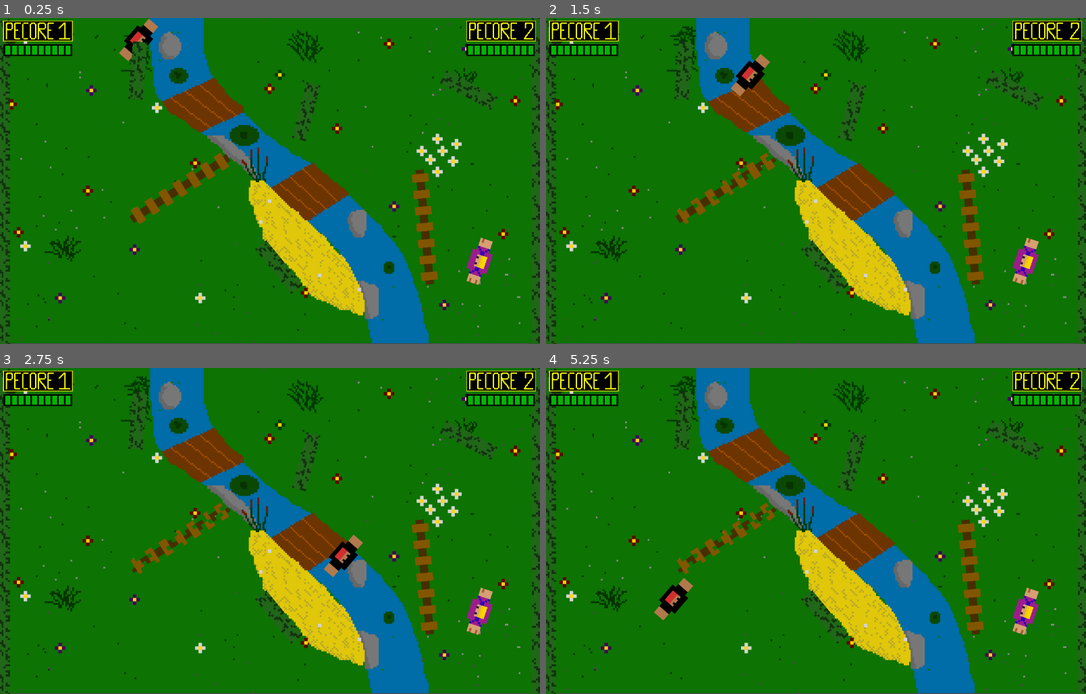
Above: before the commit, frames 1-4 (two rows, left to right).
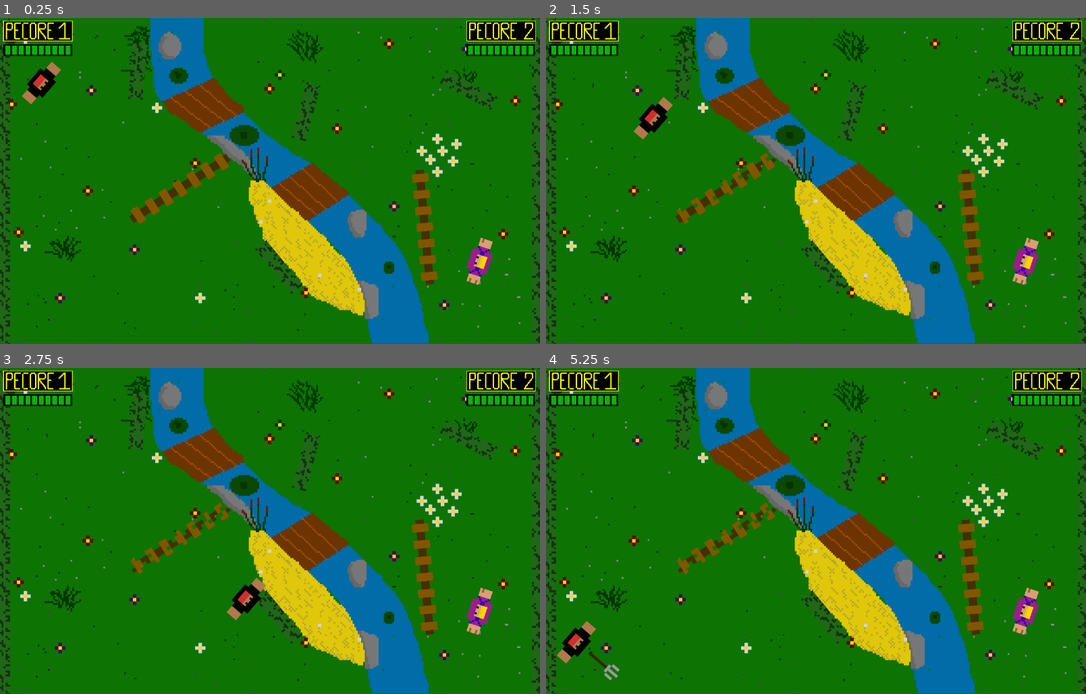
Above: after the commit, the same moments.

Repository: GuenotF/Proto_Pecore_Fight
Game: Godot game, scene res://_Scenes/Map.tscn
Same seed, same stepped clock (60 frames per second), same inputs: the game is played once before the commit and once after it. The engine's default icon, where the game draws it, is replaced by a stand-in: a white triangle on a blue panel in a dark square. Sound files missing from this copy of the repository are replaced by a short silence.
Inputs (mouse positions are in pixels of both pictures, inside the frame that each line leads up to):
- Up to frame 1 (0.25 s): no input
- Up to frame 2 (1.5 s): tap Enter at 0.5 s; move the mouse to (934, 164) at 0.52 s; hold D (move_right) 0.53-1.28 s; hold Space (ui_select) 0.53-1.28 s; click (934, 164) at 0.6 s; move the mouse to (708, 197) at 1.27 s; hold S (move_down) from 1.28 s (still down); tap Space (ui_select) at 1.35 s
- Up to frame 3 (2.75 s): tap Space (ui_select) at 1.52, 1.82 s; click (162, 547) at 1.55 s; move the mouse to (324, 459) at 2.02 s; release S (move_down) at 2.03 s; hold D (move_right) from 2.03 s (still down); hold Space (ui_select) from 2.03 s (still down); click (324, 459) at 2.1 s
- Up to frame 4 (5.25 s): move the mouse to (789, 596) at 2.77 s; release D (move_right) at 2.78 s; release Space (ui_select) at 2.78 s; hold Z (move_up) 2.78-3.53 s; click (789, 596) at 2.85 s; tap Space (ui_select) at 3.02, 3.32, 3.5, 4.52, 4.82 s; move the mouse to (978, 579) at 3.52 s; hold Space (ui_select) 3.53-4.28 s; hold Q (move_left) 3.53-5.03 s; move the mouse to (654, 482) at 4.27 s; click (654, 482) at 4.35 s; tap Enter at 5 s; move the mouse to (843, 531) at 5.02 s; hold S (move_down) from 5.03 s (still down); hold Space (ui_select) from 5.03 s (still down); click (843, 531) at 5.1 s

The runs differ from the first frame. In frame 1, 0.8% of the frame differs, in the area x 4-30%, y 0-27%; in frame 2, 0.9%; in frame 3, 0.9%; in frame 4, 1.0%, in the area x 2-28%, y 64-96%.
Error before the commit: Invalid call. Nonexistent function 'add_' in base 'Sprite'. (res://Scripts/Player.gd:108)

Commit message:
Clean folders code and add blood pools when hit

Diff:
--- a/Scripts/Bush.gd
+++ b/Scripts/Bush.gd
@@ -1,6 +1,6 @@
 extends KinematicBody2D
 
-var bush_low = preload("res://Sprites/Proto_Bush-2.png")
+var bush_low = preload("res://Sprites/Walls/Proto_Bush-2.png")
 onready var bush_sprite = get_node("Sprite")
 
 export var life = 1
--- a/Scripts/HUD.gd
+++ b/Scripts/HUD.gd
@@ -1,16 +1,16 @@
 extends CanvasLayer
 
-var hb_10 = preload("res://Sprites/Proto_Life_Points/health_bar_10.png")
-var hb_09 = preload("res://Sprites/Proto_Life_Points/health_bar_09.png")
-var hb_08 = preload("res://Sprites/Proto_Life_Points/health_bar_08.png")
-var hb_07 = preload("res://Sprites/Proto_Life_Points/health_bar_07.png")
-var hb_06 = preload("res://Sprites/Proto_Life_Points/health_bar_06.png")
-var hb_05 = preload("res://Sprites/Proto_Life_Points/health_bar_05.png")
-var hb_04 = preload("res://Sprites/Proto_Life_Points/health_bar_04.png")
-var hb_03 = preload("res://Sprites/Proto_Life_Points/health_bar_03.png")
-var hb_02 = preload("res://Sprites/Proto_Life_Points/health_bar_02.png")
-var hb_01 = preload("res://Sprites/Proto_Life_Points/health_bar_01.png")
-var hb_00 = preload("res://Sprites/Proto_Life_Points/health_bar_00.png")
+var hb_10 = preload("res://Sprites/HUD/Proto_Life_Points/health_bar_10.png")
+var hb_09 = preload("res://Sprites/HUD/Proto_Life_Points/health_bar_09.png")
+var hb_08 = preload("res://Sprites/HUD/Proto_Life_Points/health_bar_08.png")
+var hb_07 = preload("res://Sprites/HUD/Proto_Life_Points/health_bar_07.png")
+var hb_06 = preload("res://Sprites/HUD/Proto_Life_Points/health_bar_06.png")
+var hb_05 = preload("res://Sprites/HUD/Proto_Life_Points/health_bar_05.png")
+var hb_04 = preload("res://Sprites/HUD/Proto_Life_Points/health_bar_04.png")
+var hb_03 = preload("res://Sprites/HUD/Proto_Life_Points/health_bar_03.png")
+var hb_02 = preload("res://Sprites/HUD/Proto_Life_Points/health_bar_02.png")
+var hb_01 = preload("res://Sprites/HUD/Proto_Life_Points/health_bar_01.png")
+var hb_00 = preload("res://Sprites/HUD/Proto_Life_Points/health_bar_00.png")
 
 var life = [hb_00, hb_01, hb_02, hb_03, hb_04, hb_05, hb_06, hb_07, hb_08, hb_09, hb_10]
 
--- a/Scripts/Map.gd
+++ b/Scripts/Map.gd
@@ -1,18 +1,46 @@
 extends Node2D
 
+var weapon = preload("res://_Scenes/Weapons/Weapon_Shovel.tscn")
 
-# Declare member variables here. Examples:
-# var a = 2
-# var b = "text"
+var blood_1 = preload("res://Sprites/FX/Blood/Blood1.png")
+var blood_2 = preload("res://Sprites/FX/Blood/Blood2.png")
+var blood_3 = preload("res://Sprites/FX/Blood/Blood3.png")
+
+var blood_sprite = Sprite.new()
+var blood = [blood_1, blood_2, blood_3]
 
 
 # Called when the node enters the scene tree for the first time.
 func _ready():
+	#spawn_weapon($Spawn_Weapon)
 	pass # Replace with function body.
 
 
-
 func _process(delta):
+	spawn_blood()
 	if $HUD.game_over:
 		if Input.is_action_pressed("start"):
 			get_tree().reload_current_scene()
+
+func spawn_weapon(spawn):
+	var w = weapon.instance()
+	w.position = spawn.position
+	w.speed = 0
+	w.rotation = rand_range(0.1, 10)
+	w.set_scale(Vector2(0.6,0.6))
+	#w.set_global_scale(Vector2(3,3))
+	w.weapon_range = 1000
+	add_child(w)
+
+func spawn_blood():
+	if $Player1.is_slowed:
+		blood_sprite.texture = load("res://Sprites/FX/Blood/Blood1.png")
+		blood_sprite.position = $Player1.position
+		yield(get_tree().create_timer($Player1.bleed_duration), "timeout")
+		self.add_child(blood_sprite)
+
+	if $Player2.is_slowed:
+		blood_sprite.texture = load("res://Sprites/FX/Blood/Blood2.png")
+		blood_sprite.position = $Player2.position
+		yield(get_tree().create_timer($Player2.bleed_duration), "timeout")
+		self.add_child(blood_sprite)
--- a/Scripts/Player.gd
+++ /dev/null
@@ -1,108 +0,0 @@
-extends KinematicBody2D
-
-var sprite = Sprite.new()
-
-var weapon = preload("res://_Scenes/Weapons/Weapon_Fork.tscn")
-
-export var speed = 500
-export var slow = 250
-export var slow_duration = 0.5
-export var bleed_duration = 0.5
-export var life = 10
-export var fire_rate = 0.3 #Pour test
-
-var screen_size
-
-var can_fire = true
-var is_slowed = false
-
-var movedir = Vector2(0,0)
-var look_dir = Vector2()
-var deadzone = 0.8
-
-
-func _ready():
-	$Blood.hide()
-	screen_size = get_viewport_rect().size
-
-func _physics_process(_delta):
-
-	addSprite()
-
-	# Manage Movement
-	movedir.x = -Input.get_action_strength("move_left") + Input.get_action_strength("move_right")
-	movedir.y = +Input.get_action_strength("move_down") - Input.get_action_strength("move_up")
-
-	var velocity = movedir * speed
-	velocity = move_and_slide(velocity)
-
-	aim()
-
-	if Input.is_action_just_pressed("shoot") and can_fire:
-		shoot()
-
-
-	if is_slowed:
-		speed = slow
-	else:
-		speed = 500
-
-
-	# Limit player to screen size
-	position.x = clamp(position.x, 0, screen_size.x)
-	position.y = clamp(position.y, 0, screen_size.y)
-
-func aim():
-	# Manage Rotation
-	look_dir.x = Input.get_joy_axis(0, JOY_AXIS_2)
-	look_dir.y = Input.get_joy_axis(0, JOY_AXIS_3)
-
-	if  look_dir.length() >= deadzone:
-		rotation = look_dir.angle()
-	#else:
-	#look_dir.x = 0
-	#look_dir.y = 0
-
-func shoot():
-	var w = weapon.instance()
-	w.set_scale(Vector2(0.5, 0.5))
-	owner.add_child(w)
-	w.transform = $Shoot_Start.global_transform
-
-	#life = life - 1
-
-	can_fire = false
-	yield(get_tree().create_timer(fire_rate), "timeout")
-	can_fire = true
-
-
-
-
-
-func hit():
-	life = life - 1
-
-	slow()
-	bleeds()
-
-	#print("Player " + life)
-	if !get_node("../HUD").game_over:
-		get_node("../HUD").update_Life_p1(life)
-		if life <= 0:
-			self.queue_free()
-
-func slow():
-	is_slowed = true
-	yield(get_tree().create_timer(slow_duration), "timeout")
-	is_slowed = false
-
-func bleeds():
-
-	$Blood.show()
-	yield(get_tree().create_timer(bleed_duration), "timeout")
-	$Blood.hide()
-
-func addSprite():
-	sprite.texture = load("res://icon.png")
-	if Input.is_action_pressed("ui_select"):
-		$Sprite.add_(sprite)
--- /dev/null
+++ b/Scripts/Player1.gd
@@ -0,0 +1,101 @@
+extends KinematicBody2D
+
+var blood = Sprite.new()
+
+var weapon = preload("res://_Scenes/Weapons/Weapon_Fork.tscn")
+
+export var speed = 500
+export var slow = 250
+export var slow_duration = 0.5
+export var bleed_duration = 0.5
+export var life = 10
+export var fire_rate = 0.3 #Pour test
+
+var screen_size
+
+var can_fire = true
+var is_slowed = false
+
+var movedir = Vector2(0,0)
+var look_dir = Vector2()
+var deadzone = 0.8
+
+
+func _ready():
+	$Blood.hide()
+	screen_size = get_viewport_rect().size
+
+func _physics_process(_delta):
+
+	#addSprite()
+
+	# Manage Movement
+	movedir.x = -Input.get_action_strength("move_left") + Input.get_action_strength("move_right")
+	movedir.y = +Input.get_action_strength("move_down") - Input.get_action_strength("move_up")
+
+	var velocity = movedir * speed
+	velocity = move_and_slide(velocity)
+
+	aim()
+
+	if Input.is_action_just_pressed("shoot") and can_fire:
+		shoot()
+
+
+	if is_slowed:
+		speed = slow
+	else:
+		speed = 500
+
+
+	# Limit player to screen size
+	position.x = clamp(position.x, 0, screen_size.x)
+	position.y = clamp(position.y, 0, screen_size.y)
+
+func aim():
+	# Manage Rotation
+	look_dir.x = Input.get_joy_axis(0, JOY_AXIS_2)
+	look_dir.y = Input.get_joy_axis(0, JOY_AXIS_3)
+
+	if  look_dir.length() >= deadzone:
+		rotation = look_dir.angle()
+
+func shoot():
+	var w = weapon.instance()
+	w.set_scale(Vector2(0.5, 0.5))
+	owner.add_child(w)
+	w.transform = $Shoot_Start.global_transform
+
+	#life = life - 1
+
+	can_fire = false
+	yield(get_tree().create_timer(fire_rate), "timeout")
+	can_fire = true
+
+func hit():
+	life = life - 1
+
+	slowed()
+	bleeds()
+
+	#print("Player " + life)
+	if !get_node("../HUD").game_over:
+		get_node("../HUD").update_Life_p1(life)
+		if life <= 0:
+			self.queue_free()
+
+func slowed():
+	is_slowed = true
+	yield(get_tree().create_timer(slow_duration), "timeout")
+	is_slowed = false
+
+func bleeds():
+	$Blood.show()
+	yield(get_tree().create_timer(bleed_duration), "timeout")
+	$Blood.hide()
+
+# TEST bullshit
+#func addSprite():
+	#sprite.texture = load("res://icon.png")
+	#if Input.is_action_pressed("ui_select"):
+		#$Sprite.add_child(sprite)
--- a/Scripts/Player2.gd
+++ b/Scripts/Player2.gd
@@ -51,9 +51,6 @@
 	look_dir.y = Input.get_joy_axis(1, JOY_AXIS_3)
 	if  look_dir.length() >= deadzone:
 		rotation = look_dir.angle()
-	#else:
-	#look_dir.x = 0
-	#look_dir.y = 0
 
 func shoot():
 	var w = weapon.instance()
@@ -72,7 +69,7 @@
 func hit():
 	life = life - 1
 
-	slow()
+	slowed()
 	bleeds()
 
 	#print("Player " + life)
@@ -81,13 +78,12 @@
 		if life <= 0:
 			self.queue_free()
 
-func slow():
+func slowed():
 	is_slowed = true
 	yield(get_tree().create_timer(slow_duration), "timeout")
 	is_slowed = false
 
 func bleeds():
-
 	$Blood.show()
 	yield(get_tree().create_timer(bleed_duration), "timeout")
 	$Blood.hide()
--- a/Scripts/Weapon_Fork.gd
+++ b/Scripts/Weapon_Fork.gd
@@ -9,7 +9,7 @@
 var travel_time = Timer.new()
 
 func _ready():
-	set_scale(Vector2(0.2, 0.2))
+	#set_scale(Vector2(0.2, 0.2))
 	$AnimatedSprite.play("default")
 	weapon_range()
 
--- a/Scripts/Weapon_Pan.gd
+++ /dev/null
@@ -1,53 +0,0 @@
-extends Area2D
-
-var bush = load("res://Scripts/Bush.gd").new()
-
-export var speed = 1000
-export var damage = 1
-export var weapon_range = 0.5
-
-var travel_time = Timer.new()
-
-func _ready():
-	set_scale(Vector2(0.2, 0.2))
-	$AnimatedSprite.play("default")
-	weapon_range()
-
-
-func _physics_process(delta):
-	position += transform.x * speed * delta
-
-
-
-	# Clear node
-	if position.y < -1000:
-		queue_free()
-
-func weapon_range():
-	self.add_child(travel_time)
-
-	travel_time.connect("timeout", self, "queue_free")
-	travel_time.set_wait_time(weapon_range)
-	travel_time.start()
-
-
-func _on_Weapon_Pan_body_entered(body):
-	if body.is_in_group("walls"):
-		get_node("../" + body.get_name()).hit()
-		speed = 0
-		#$AnimatedSprite.play("destroy")
-		#yield($AnimatedSprite, "animation_finished")
-		queue_free()
-
-	if body.is_in_group("Player1"):
-		get_node("../Player1").hit()
-		speed = 0
-		#$AnimatedSprite.play("destroy")
-		#yield($AnimatedSprite, "animation_finished")
-		queue_free()
-
-
-
-
-func _on_VisibilityNotifier2D_screen_exited():
-	queue_free()
--- /dev/null
+++ b/Scripts/Weapon_Shovel.gd
@@ -0,0 +1,53 @@
+extends Area2D
+
+var bush = load("res://Scripts/Bush.gd").new()
+
+export var speed = 1000
+export var damage = 1
+export var weapon_range = 0.5
+
+var is_thrown = false
+
+var travel_time = Timer.new()
+
+func _ready():
+	#set_scale(Vector2(0.2, 0.2))
+	$AnimatedSprite.play("default")
+	weapon_range()
+
+
+func _physics_process(delta):
+	position += transform.x * speed * delta
+
+
+
+	# Clear node
+	if position.y < -1000:
+		queue_free()
+
+func weapon_range():
+	self.add_child(travel_time)
+
+	travel_time.connect("timeout", self, "queue_free")
+	travel_time.set_wait_time(weapon_range)
+	travel_time.start()
+
+func _on_Weapon_Shovel_body_entered(body):
+	if body.is_in_group("walls"):
+		get_node("../" + body.get_name()).hit()
+		speed = 0
+
+		#$AnimatedSprite.play("destroy")
+		#yield($AnimatedSprite, "animation_finished")
+		queue_free()
+
+	if body.is_in_group("Player1"):
+		get_node("../Player1").hit()
+		#speed = 0
+		#$AnimatedSprite.play("destroy")
+		#yield($AnimatedSprite, "animation_finished")
+		queue_free()
+
+
+func _on_VisibilityNotifier2D_screen_exited():
+	queue_free()
--- /dev/null
+++ b/Scripts/Weapons/Weapon.gd
@@ -0,0 +1,35 @@
+extends Area2D
+
+var bush = load("res://Scripts/Bush.gd").new()
+
+export var speed = 1000
+export var damage = 1
+export var weapon_range = 0.5
+
+var is_thrown = false
+
+var travel_time = Timer.new()
+
+func _ready():
+	#set_scale(Vector2(0.2, 0.2))
+	$AnimatedSprite.play("default")
+	weapon_range(weapon_range)
+
+
+func _physics_process(delta):
+	position += transform.x * speed * delta
+
+func weapon_range(w_range):
+	self.add_child(travel_time)
+	travel_time.connect("timeout", self, "queue_free")
+	travel_time.set_wait_time(w_range)
+	travel_time.start()
+
+func _on_VisibilityNotifier2D_screen_exited():
+	queue_free()
+
+func _on_Weapon_body_entered(body):
+	if body.is_in_group("walls"):
+		get_node("../" + body.get_name()).hit()
+		speed = 0
+		queue_free()
--- a/Scripts/Wood_Barrier.gd
+++ b/Scripts/Wood_Barrier.gd
@@ -1,11 +1,11 @@
 extends KinematicBody2D
 
-var barrier_0 = preload("res://Sprites/Proto_Barrier/barrier_0.png")
-var barrier_1 = preload("res://Sprites/Proto_Barrier/barrier_1.png")
-var barrier_2 = preload("res://Sprites/Proto_Barrier/barrier_2.png")
-var barrier_3 = preload("res://Sprites/Proto_Barrier/barrier_3.png")
-var barrier_4 = preload("res://Sprites/Proto_Barrier/barrier_4.png")
-var barrier_5 = preload("res://Sprites/Proto_Barrier/barrier_5.png")
+var barrier_0 = preload("res://Sprites/Walls/Proto_Barrier/barrier_0.png")
+var barrier_1 = preload("res://Sprites/Walls/Proto_Barrier/barrier_1.png")
+var barrier_2 = preload("res://Sprites/Walls/Proto_Barrier/barrier_2.png")
+var barrier_3 = preload("res://Sprites/Walls/Proto_Barrier/barrier_3.png")
+var barrier_4 = preload("res://Sprites/Walls/Proto_Barrier/barrier_4.png")
+var barrier_5 = preload("res://Sprites/Walls/Proto_Barrier/barrier_5.png")
 
 var sprites = [barrier_0, barrier_1, barrier_2, barrier_3, barrier_4, barrier_5]
 
--- a/_Scenes/Bush.tscn
+++ b/_Scenes/Bush.tscn
@@ -1,8 +1,9 @@
 [gd_scene load_steps=5 format=2]
 
-[ext_resource path="res://Sprites/Proto_Bush-1.png" type="Texture" id=1]
+[ext_resource path="res://Sprites/Walls/Proto_Bush-1.png" type="Texture" id=1]
 [ext_resource path="res://Scripts/Bush.gd" type="Script" id=2]
 [ext_resource path="res://SFX/bush_hit.wav" type="AudioStream" id=3]
+
 
 [sub_resource type="RectangleShape2D" id=1]
 extents = Vector2( 133.75, 37.5 )
--- a/_Scenes/HUD.tscn
+++ b/_Scenes/HUD.tscn
@@ -3,16 +3,17 @@
 [ext_resource path="res://Sprites/HUD/Pecore1.png" type="Texture" id=1]
 [ext_resource path="res://Sprites/HUD/Pecore2.png" type="Texture" id=2]
 [ext_resource path="res://Sprites/HUD/Pecore2_Wins.png" type="Texture" id=3]
-[ext_resource path="res://Sprites/Proto_Life_Points/health_bar_02.png" type="Texture" id=4]
+[ext_resource path="res://Sprites/HUD/Proto_Life_Points/health_bar_02.png" type="Texture" id=4]
 [ext_resource path="res://Sprites/HUD/Pecore1_Wins.png" type="Texture" id=5]
 [ext_resource path="res://Sprites/HUD/Proto_Restart.png" type="Texture" id=6]
 [ext_resource path="res://SFX/p1_wins.wav" type="AudioStream" id=7]
 [ext_resource path="res://SFX/p2_wins.wav" type="AudioStream" id=8]
 [ext_resource path="res://SFX/hurt_1.wav" type="AudioStream" id=9]
-[ext_resource path="res://Sprites/Proto_Life_Points/health_bar_05.png" type="Texture" id=10]
+[ext_resource path="res://Sprites/HUD/Proto_Life_Points/health_bar_05.png" type="Texture" id=10]
 [ext_resource path="res://SFX/hurt_2.wav" type="AudioStream" id=11]
 [ext_resource path="res://Scripts/HUD.gd" type="Script" id=12]
 [ext_resource path="res://SFX/Cotton Eye Joe [8 Bit Tribute to Rednex] - 8 Bit Universe.wav" type="AudioStream" id=13]
+
 
 [node name="HUD" type="CanvasLayer"]
 script = ExtResource( 12 )
--- a/_Scenes/Map.tscn
+++ b/_Scenes/Map.tscn
@@ -48,11 +48,13 @@
 position = Vector2( 98.9635, 146.816 )
 rotation = 0.714678
 scale = Vector2( 0.6, 0.6 )
+z_index = 1
 
 [node name="Player2" parent="." instance=ExtResource( 4 )]
 position = Vector2( 1106.95, 567.344 )
 rotation = 3.46404
 scale = Vector2( 0.6, 0.6 )
+z_index = 1
 
 [node name="Bush4" parent="." instance=ExtResource( 2 )]
 position = Vector2( 644.491, 576.077 )
@@ -136,4 +138,8 @@
 rotation = 1.48007
 scale = Vector2( 0.5, 0.5 )
 
+[node name="Spawn_Weapon" type="Position2D" parent="."]
+position = Vector2( 288.522, 613.581 )
+z_as_relative = false
+
 [node name="HUD" parent="." instance=ExtResource( 3 )]
--- a/_Scenes/Player1.tscn
+++ b/_Scenes/Player1.tscn
@@ -1,7 +1,7 @@
 [gd_scene load_steps=6 format=2]
 
-[ext_resource path="res://Sprites/Dude.png" type="Texture" id=1]
-[ext_resource path="res://Scripts/Player.gd" type="Script" id=2]
+[ext_resource path="res://Sprites/Dudes/Dude.png" type="Texture" id=1]
+[ext_resource path="res://Scripts/Player1.gd" type="Script" id=2]
 [ext_resource path="res://Sprites/Particles/Blood_Particle.png" type="Texture" id=3]
 
 [sub_resource type="ParticlesMaterial" id=1]
@@ -36,8 +36,13 @@
 process_material = SubResource( 1 )
 texture = ExtResource( 3 )
 
+[node name="Shoot_Start" type="Position2D" parent="."]
+position = Vector2( 23.5718, 79.6948 )
+__meta__ = {
+"_edit_lock_": true
+}
+
 [node name="Sprite" type="Sprite" parent="."]
-position = Vector2( 173.872, -370.618 )
 rotation = 1.5708
 texture = ExtResource( 1 )
 
@@ -48,9 +53,3 @@
 __meta__ = {
 "_edit_lock_": true
 }
-
-[node name="Shoot_Start" type="Position2D" parent="."]
-position = Vector2( 23.5718, 79.6948 )
-__meta__ = {
-"_edit_lock_": true
-}
--- a/_Scenes/Player2.tscn
+++ b/_Scenes/Player2.tscn
@@ -1,8 +1,9 @@
 [gd_scene load_steps=6 format=2]
 
 [ext_resource path="res://Scripts/Player2.gd" type="Script" id=1]
-[ext_resource path="res://Sprites/Dude2.png" type="Texture" id=2]
+[ext_resource path="res://Sprites/Dudes/Dude2.png" type="Texture" id=2]
 [ext_resource path="res://Sprites/Particles/Blood_Particle.png" type="Texture" id=3]
+
 
 [sub_resource type="ParticlesMaterial" id=1]
 lifetime_randomness = 0.2
@@ -38,6 +39,9 @@
 "_editor_description_": ""
 }
 
+[node name="Shoot_Start" type="Position2D" parent="."]
+position = Vector2( 22.2242, 81.4099 )
+
 [node name="Sprite" type="Sprite" parent="."]
 rotation = 1.5708
 texture = ExtResource( 2 )
@@ -46,6 +50,3 @@
 position = Vector2( -0.943851, 7.551 )
 rotation = 1.5708
 shape = SubResource( 2 )
-
-[node name="Shoot_Start" type="Position2D" parent="."]
-position = Vector2( 34.9235, 107.602 )
--- /dev/null
+++ b/_Scenes/Weapons/Weapon.tscn
@@ -0,0 +1,23 @@
+[gd_scene load_steps=3 format=2]
+
+[ext_resource path="res://Scripts/Weapons/Weapon.gd" type="Script" id=1]
+
+[sub_resource type="CapsuleShape2D" id=2]
+radius = 26.1233
+height = 54.0522
+
+[node name="Weapon" type="Area2D"]
+script = ExtResource( 1 )
+
+[node name="AnimatedSprite" type="AnimatedSprite" parent="."]
+rotation = 1.5708
+animation = "destroy"
+
+[node name="CollisionShape2D" type="CollisionShape2D" parent="."]
+position = Vector2( 17, 0.944 )
+rotation = 1.5708
+shape = SubResource( 2 )
+
+[node name="VisibilityNotifier2D" type="VisibilityNotifier2D" parent="."]
+[connection signal="body_entered" from="." to="." method="_on_Weapon_body_entered"]
+[connection signal="screen_exited" from="VisibilityNotifier2D" to="." method="_on_VisibilityNotifier2D_screen_exited"]
--- a/_Scenes/Weapons/Weapon_Fork.tscn
+++ b/_Scenes/Weapons/Weapon_Fork.tscn
@@ -1,14 +1,14 @@
 [gd_scene load_steps=12 format=2]
 
 [ext_resource path="res://Scripts/Weapon_Fork.gd" type="Script" id=1]
-[ext_resource path="res://Sprites/Proto_Fork_small.png" type="Texture" id=2]
-[ext_resource path="res://Sprites/Destroy/Proto_Fork/fork_destroy0.png" type="Texture" id=3]
-[ext_resource path="res://Sprites/Destroy/Proto_Fork/fork_destroy3.png" type="Texture" id=4]
-[ext_resource path="res://Sprites/Destroy/Proto_Fork/fork_destroy6.png" type="Texture" id=5]
-[ext_resource path="res://Sprites/Destroy/Proto_Fork/fork_destroy2.png" type="Texture" id=6]
-[ext_resource path="res://Sprites/Destroy/Proto_Fork/fork_destroy4.png" type="Texture" id=7]
-[ext_resource path="res://Sprites/Destroy/Proto_Fork/fork_destroy5.png" type="Texture" id=8]
-[ext_resource path="res://Sprites/Destroy/Proto_Fork/fork_destroy1.png" type="Texture" id=9]
+[ext_resource path="res://Sprites/Weapons/Proto_Fork_small.png" type="Texture" id=2]
+[ext_resource path="res://Sprites/Weapons/Destroy/Proto_Fork/fork_destroy0.png" type="Texture" id=3]
+[ext_resource path="res://Sprites/Weapons/Destroy/Proto_Fork/fork_destroy3.png" type="Texture" id=4]
+[ext_resource path="res://Sprites/Weapons/Destroy/Proto_Fork/fork_destroy6.png" type="Texture" id=5]
+[ext_resource path="res://Sprites/Weapons/Destroy/Proto_Fork/fork_destroy2.png" type="Texture" id=6]
+[ext_resource path="res://Sprites/Weapons/Destroy/Proto_Fork/fork_destroy4.png" type="Texture" id=7]
+[ext_resource path="res://Sprites/Weapons/Destroy/Proto_Fork/fork_destroy5.png" type="Texture" id=8]
+[ext_resource path="res://Sprites/Weapons/Destroy/Proto_Fork/fork_destroy1.png" type="Texture" id=9]
 
 [sub_resource type="SpriteFrames" id=1]
 animations = [ {
@@ -24,8 +24,8 @@
 } ]
 
 [sub_resource type="CapsuleShape2D" id=2]
-radius = 26.1233
-height = 93.7157
+radius = 27.0672
+height = 52.185
 
 [node name="Weapon_Fork" type="Area2D"]
 z_as_relative = false
@@ -38,9 +38,13 @@
 animation = "destroy"
 
 [node name="CollisionShape2D" type="CollisionShape2D" parent="."]
+position = Vector2( 16.9898, 0.943878 )
 rotation = 1.5708
 shape = SubResource( 2 )
 
 [node name="VisibilityNotifier2D" type="VisibilityNotifier2D" parent="."]
+__meta__ = {
+"_edit_lock_": true
+}
 [connection signal="body_entered" from="." to="." method="_on_Weapon_Fork_body_entered"]
 [connection signal="screen_exited" from="VisibilityNotifier2D" to="." method="_on_VisibilityNotifier2D_screen_exited"]
--- /dev/null
+++ b/_Scenes/Weapons/Weapon_Fork_test.tscn
@@ -0,0 +1,18 @@
+[gd_scene load_steps=4 format=2]
+
+[ext_resource path="res://_Scenes/Weapons/Weapon.tscn" type="PackedScene" id=1]
+[ext_resource path="res://Sprites/Weapons/Proto_Fork_small.png" type="Texture" id=2]
+
+[sub_resource type="SpriteFrames" id=1]
+animations = [ {
+"frames": [ ExtResource( 2 ) ],
+"loop": true,
+"name": "default",
+"speed": 5.0
+} ]
+
+[node name="Weapon_Fork" instance=ExtResource( 1 )]
+
+[node name="AnimatedSprite" parent="." index="0"]
+frames = SubResource( 1 )
+animation = "default"
--- a/_Scenes/Weapons/Weapon_Shovel.tscn
+++ b/_Scenes/Weapons/Weapon_Shovel.tscn
@@ -1,14 +1,14 @@
 [gd_scene load_steps=12 format=2]
 
-[ext_resource path="res://Scripts/Weapon_Pan.gd" type="Script" id=1]
-[ext_resource path="res://Sprites/Proto_Shovel.png" type="Texture" id=2]
-[ext_resource path="res://Sprites/Destroy/Proto_Shovel/destroy_shovel1.png" type="Texture" id=3]
-[ext_resource path="res://Sprites/Destroy/Proto_Shovel/destroy_shovel6.png" type="Texture" id=4]
-[ext_resource path="res://Sprites/Destroy/Proto_Shovel/destroy_shovel4.png" type="Texture" id=5]
-[ext_resource path="res://Sprites/Destroy/Proto_Shovel/destroy_shovel3.png" type="Texture" id=6]
-[ext_resource path="res://Sprites/Destroy/Proto_Shovel/destroy_shovel5.png" type="Texture" id=7]
-[ext_resource path="res://Sprites/Destroy/Proto_Shovel/destroy_shovel0.png" type="Texture" id=8]
-[ext_resource path="res://Sprites/Destroy/Proto_Shovel/destroy_shovel2.png" type="Texture" id=9]
+[ext_resource path="res://Scripts/Weapon_Shovel.gd" type="Script" id=1]
+[ext_resource path="res://Sprites/Weapons/Proto_Shovel.png" type="Texture" id=2]
+[ext_resource path="res://Sprites/Weapons/Destroy/Proto_Shovel/destroy_shovel1.png" type="Texture" id=3]
+[ext_resource path="res://Sprites/Weapons/Destroy/Proto_Shovel/destroy_shovel6.png" type="Texture" id=4]
+[ext_resource path="res://Sprites/Weapons/Destroy/Proto_Shovel/destroy_shovel4.png" type="Texture" id=5]
+[ext_resource path="res://Sprites/Weapons/Destroy/Proto_Shovel/destroy_shovel3.png" type="Texture" id=6]
+[ext_resource path="res://Sprites/Weapons/Destroy/Proto_Shovel/destroy_shovel5.png" type="Texture" id=7]
+[ext_resource path="res://Sprites/Weapons/Destroy/Proto_Shovel/destroy_shovel0.png" type="Texture" id=8]
+[ext_resource path="res://Sprites/Weapons/Destroy/Proto_Shovel/destroy_shovel2.png" type="Texture" id=9]
 
 [sub_resource type="SpriteFrames" id=1]
 animations = [ {
@@ -25,7 +25,7 @@
 
 [sub_resource type="CapsuleShape2D" id=2]
 radius = 26.1233
-height = 95.6033
+height = 54.0522
 
 [node name="Weapon_Shovel" type="Area2D"]
 script = ExtResource( 1 )
@@ -37,9 +37,10 @@
 animation = "destroy"
 
 [node name="CollisionShape2D" type="CollisionShape2D" parent="."]
+position = Vector2( 17, 0.944 )
 rotation = 1.5708
 shape = SubResource( 2 )
 
 [node name="VisibilityNotifier2D" type="VisibilityNotifier2D" parent="."]
-[connection signal="body_entered" from="." to="." method="_on_Weapon_Pan_body_entered"]
+[connection signal="body_entered" from="." to="." method="_on_Weapon_Shovel_body_entered"]
 [connection signal="screen_exited" from="VisibilityNotifier2D" to="." method="_on_VisibilityNotifier2D_screen_exited"]
--- a/_Scenes/Wood_Barrier.tscn
+++ b/_Scenes/Wood_Barrier.tscn
@@ -1,8 +1,9 @@
 [gd_scene load_steps=5 format=2]
 
-[ext_resource path="res://Sprites/Proto_Barrier/barrier_5.png" type="Texture" id=1]
+[ext_resource path="res://Sprites/Walls/Proto_Barrier/barrier_5.png" type="Texture" id=1]
 [ext_resource path="res://Scripts/Wood_Barrier.gd" type="Script" id=2]
 [ext_resource path="res://SFX/wood_hit.wav" type="AudioStream" id=3]
+
 
 [sub_resource type="RectangleShape2D" id=1]
 extents = Vector2( 265, 37.5 )
Not shown, removed: Sprites/Destroy/Proto_Fork/fork_destroy0.png.import
Not shown, removed: Sprites/Destroy/Proto_Fork/fork_destroy1.png.import
Not shown, removed: Sprites/Destroy/Proto_Fork/fork_destroy2.png.import
Not shown, removed: Sprites/Destroy/Proto_Fork/fork_destroy3.png.import
Not shown, removed: Sprites/Destroy/Proto_Fork/fork_destroy4.png.import
Not shown, removed: Sprites/Destroy/Proto_Fork/fork_destroy5.png.import
Not shown, removed: Sprites/Destroy/Proto_Fork/fork_destroy6.png.import
Not shown, removed: Sprites/Destroy/Proto_Shovel/destroy_shovel0.png.import
Not shown, removed: Sprites/Destroy/Proto_Shovel/destroy_shovel1.png.import
Not shown, removed: Sprites/Destroy/Proto_Shovel/destroy_shovel2.png.import
Not shown, removed: Sprites/Destroy/Proto_Shovel/destroy_shovel3.png.import
Not shown, removed: Sprites/Destroy/Proto_Shovel/destroy_shovel4.png.import
(and 117 more such lines)
